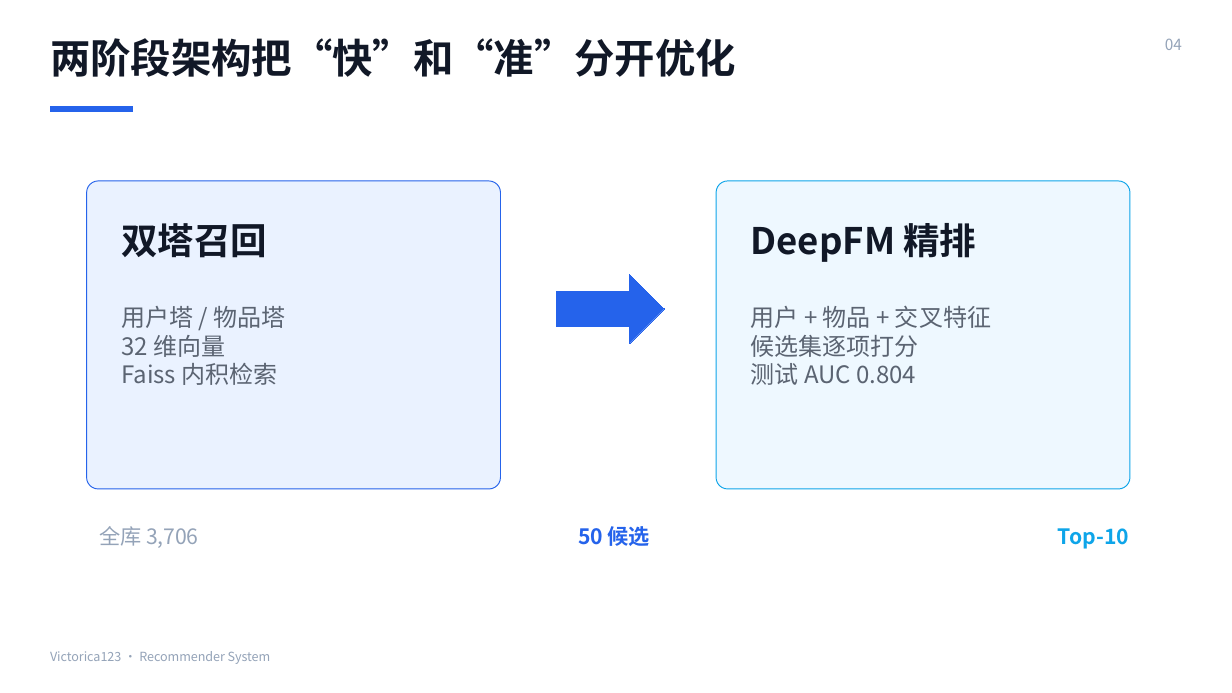
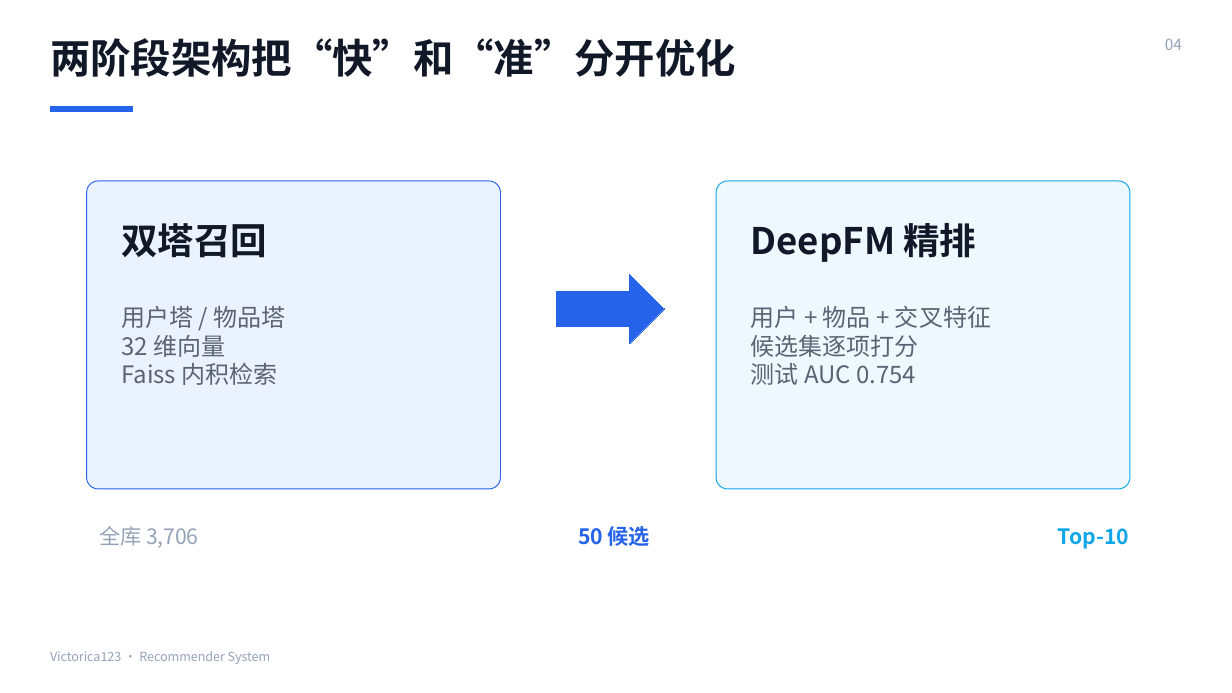
Before and after one commit to Victorica123/recsys-learning, a slide deck: slide 4 of docs/interview/Recsys_Interview_Deck_CN.pptx. Drawn at 1232x693 pixels with LibreOffice and Linux fonts; fonts in the diff are those of the drawing. Boxes give left, top, right and bottom in pixels: in the first picture for what was removed or moved away, otherwise in the second. Text is boxed around its words. In the diff, an @@ line names an element or a change of style, - is before the commit and + after.

```diff
--- a/docs/interview/Recsys_Interview_Deck_CN.pptx
+++ b/docs/interview/Recsys_Interview_Deck_CN.pptx
@@ text at (x1=751, y1=363, x2=916, y2=385): text changed @@
-测试 AUC 0.804
+测试 AUC 0.754
```
Also in this commit, not shown: 1 other file.
